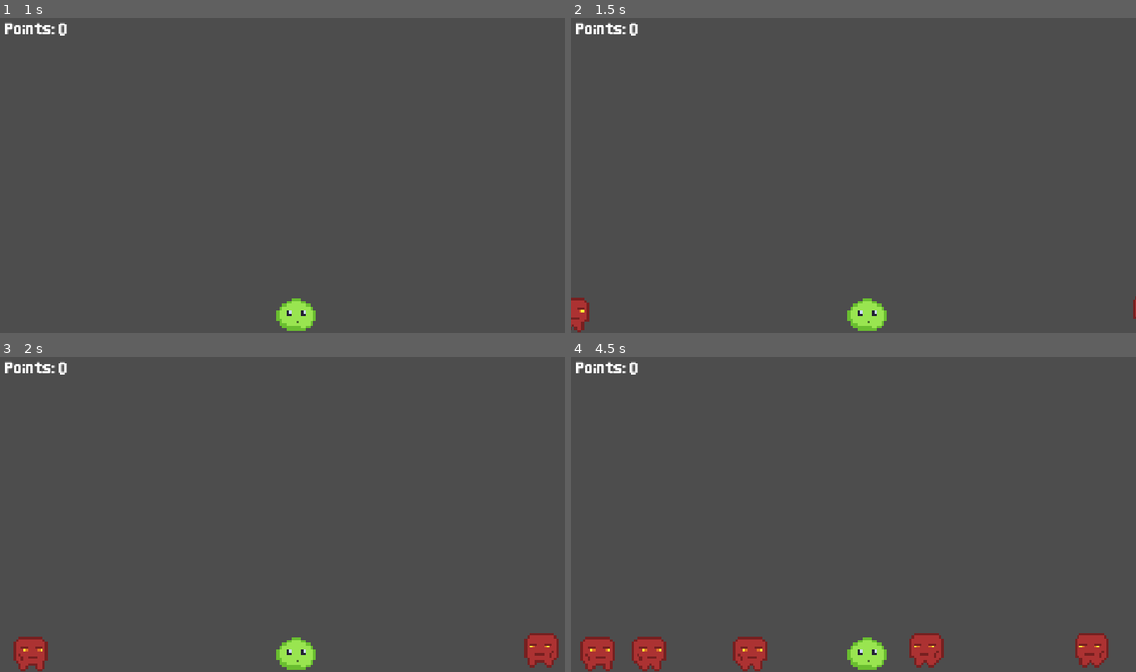
Above: before the commit, frames 1-4 (two rows, left to right).
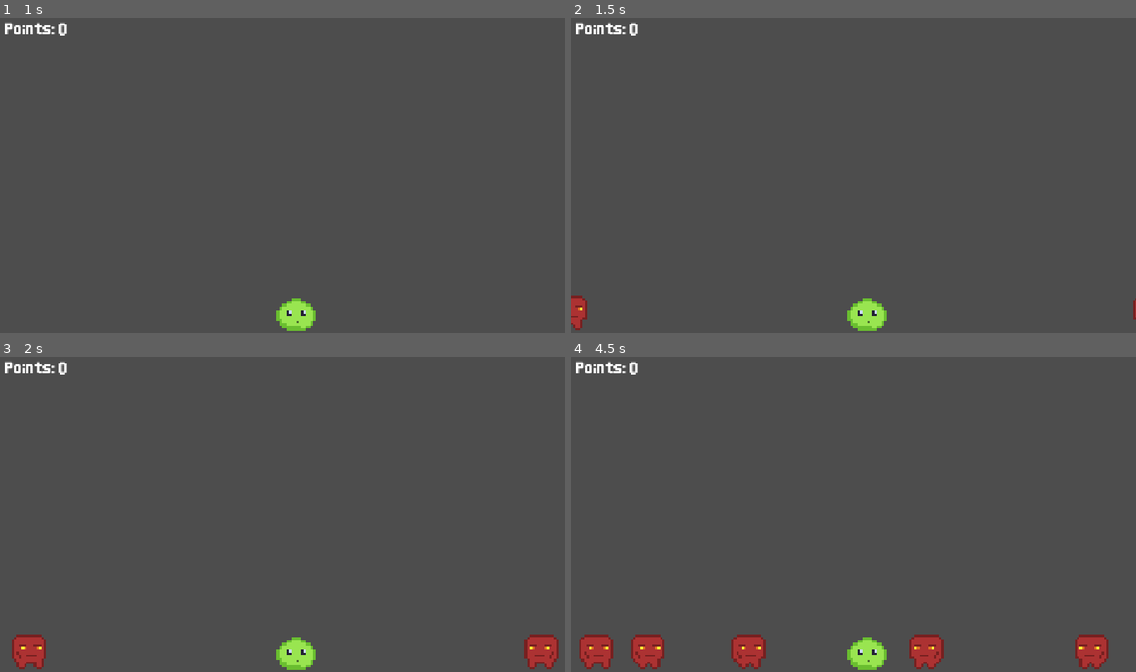
Above: after the commit, the same moments.

Repository: gnampfkuchen-oss/King-of-Blob
Game: Godot game, scene res://Scenes/main.tscn
Same seed, same stepped clock (60 frames per second), same inputs: the game is played once before the commit and once after it.
Inputs:
- Up to frame 1 (1 s): hold Right (right) from 0.53 s (still down)
- Up to frame 2 (1.5 s): keep holding Right (right); tap Enter at 1.25 s
- Up to frame 3 (2 s): keep holding Right (right)
- Up to frame 4 (4.5 s): release Right (right) at 2.03 s; hold Left (left) 2.03-2.78 s; hold Right (right) 2.78-4.28 s; hold Left (left) from 4.28 s (still down)

Frame 1 is identical in both runs. In frame 2, 0.2% of the frame differs, in the area x 0-100%, y 88-100%; in frame 3, 0.5%; in frame 4, 1.2%, in the area x 1-96%, y 87-100%.

Commit message:
Update main.tscn

Diff:
--- a/new-game-project/Scenes/main.tscn
+++ b/new-game-project/Scenes/main.tscn
@@ -22,7 +22,7 @@
 shape = SubResource("RectangleShape2D_23856")
 
 [node name="Spawner L" type="Node2D" parent="." unique_id=1427597293]
-position = Vector2(-97, 644)
+position = Vector2(-100, 640)
 script = ExtResource("1_bo1nx")
 spawn_scene = ExtResource("3_jjvhh")
 
@@ -33,7 +33,7 @@
 position = Vector2(553, 135)
 
 [node name="Spawner R" type="Node2D" parent="." unique_id=526468442]
-position = Vector2(1219, 637)
+position = Vector2(1219, 640)
 script = ExtResource("1_bo1nx")
 spawn_scene = ExtResource("5_kry3j")
 
